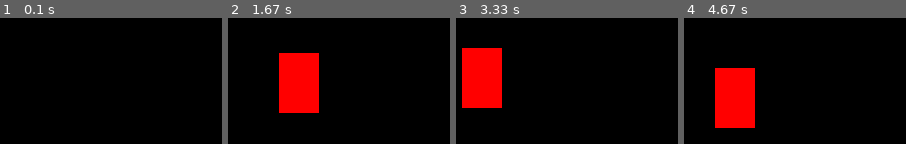
Above: before the commit, frames 1-4 (left to right).
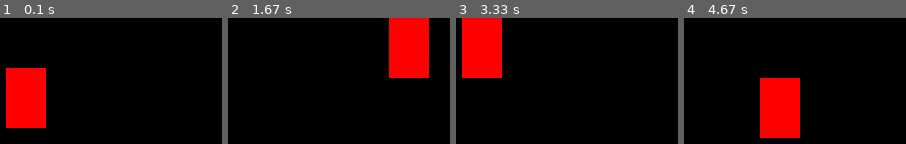
Above: after the commit, the same moments.

Repository: jklemm/pygame
Game: pygame game, started from game.py
Same seed, same stepped clock (60 frames per second), same inputs: the game is played once before the commit and once after it.
Inputs:
- Up to frame 1 (0.1 s): no input
- Up to frame 2 (1.67 s): hold Right 0.33-0.8 s; hold Up 0.83-1.13 s; hold Right 1.17-1.63 s
- Up to frame 3 (3.33 s): hold Left 1.67-2.2 s; hold Down 2.23-2.53 s; hold Left 2.57-2.97 s; hold Up from 3 s (still down)
- Up to frame 4 (4.67 s): release Up at 3.37 s; hold Right 3.4-4.03 s; hold Down 4.07-4.43 s; hold Left from 4.47 s (still down)

The runs differ from the first frame. In frame 1, 8.6% of the frame differs, in the area x 2-21%, y 39-88%; in frame 2, 17%, in the area x 22-91%, y 0-76%; in frame 3, 8.6%; in frame 4, 17%.

Commit message:
Red rect respect screen boundaries

Diff:
--- a/game.py
+++ b/game.py
@@ -4,6 +4,9 @@
 FULLSCREEN = 0
 BLACK = (0, 0, 0)
 RED = (255, 0, 0)
+MAX_WIDTH = 800
+MAX_HEIGHT = 600
+RESOLUTION = (MAX_WIDTH, MAX_HEIGHT)
 
 
 def main():
@@ -11,17 +14,17 @@
     y = 50
     width = 40
     height = 60
-    vel = 5
+    speed = 5
 
     pygame.init()
 
-    bestdepth = pygame.display.mode_ok((800, 600), FULLSCREEN, 32)
-    screen = pygame.display.set_mode((800, 600), FULLSCREEN, bestdepth)
+    bestdepth = pygame.display.mode_ok(RESOLUTION, FULLSCREEN, 32)
+    screen = pygame.display.set_mode(RESOLUTION, FULLSCREEN, bestdepth)
     pygame.display.set_caption('Pygame')
 
     running = True
     while running:
-        pygame.time.delay(100)
+        pygame.time.delay(30)
 
         for event in pygame.event.get():
             press_close_window = event.type == pygame.QUIT
@@ -30,14 +33,14 @@
                 running = False
 
         keys = pygame.key.get_pressed()
-        if keys[pygame.K_LEFT]:
-            x -= vel
-        if keys[pygame.K_RIGHT]:
-            x += vel
-        if keys[pygame.K_UP]:
-            y -= vel
-        if keys[pygame.K_DOWN]:
-            y += vel
+        if keys[pygame.K_LEFT] and x > 0:
+            x -= speed
+        if keys[pygame.K_RIGHT] and (x + width) < MAX_WIDTH:
+            x += speed
+        if keys[pygame.K_UP] and y > 0:
+            y -= speed
+        if keys[pygame.K_DOWN] and (y + height) < MAX_HEIGHT:
+            y += speed
 
         screen.fill(BLACK)
         pygame.draw.rect(screen, RED, (x, y, width, height))
